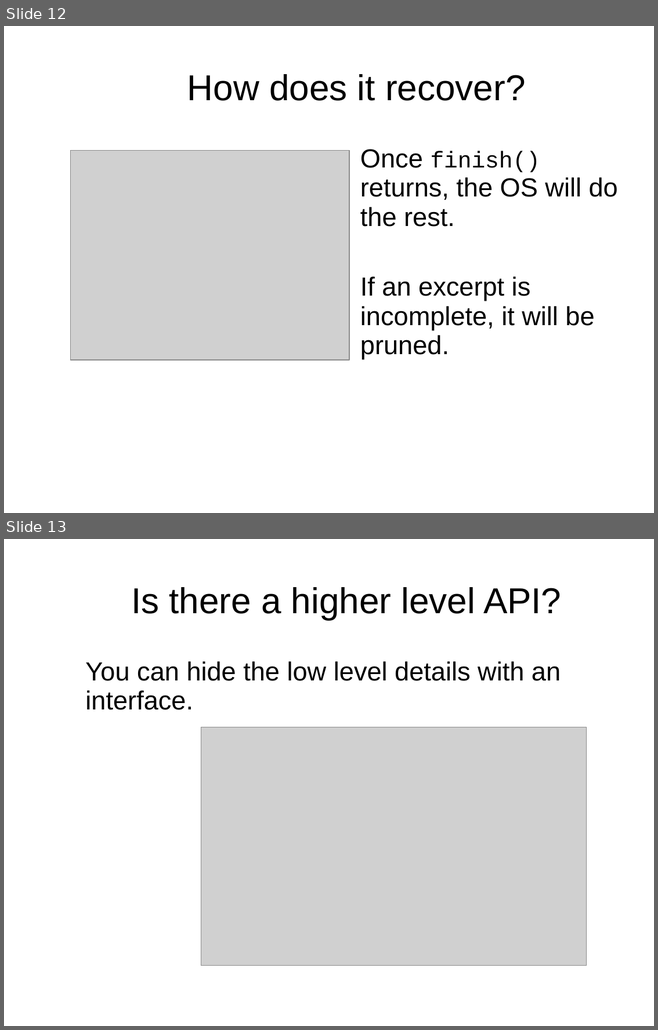
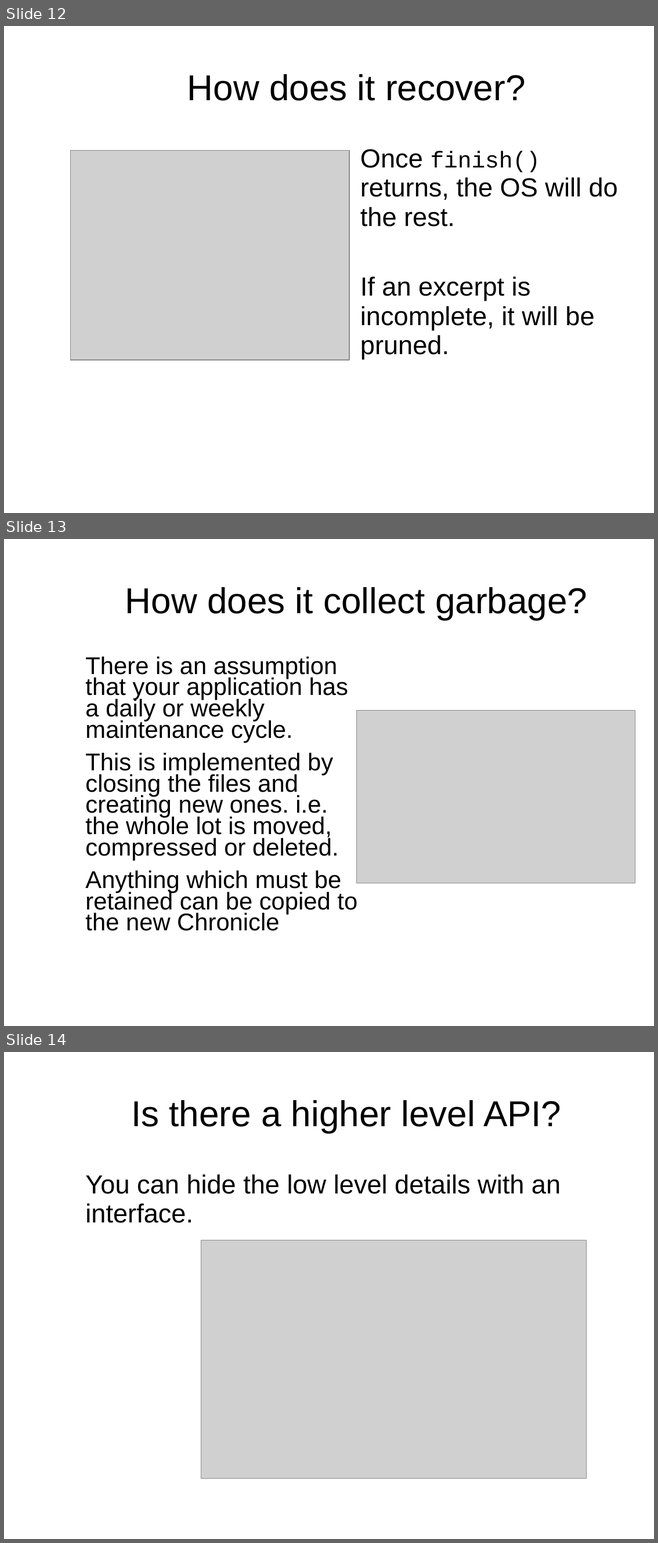
Before and after one commit to Vanilla-Java/Presentations, a slide deck: Introduction to Chronicle.odp. Shown one above the other, each under a label of ours: slides 12 and 13 before the commit, slides 12, 13 and 14 after it. The pictures are 658x1030 and 658x1543 pixels, drawn with LibreOffice and Linux fonts; fonts in the diff are those of the drawing; grey boxes stand for pictures; background and template pictures are left out. Boxes give left, top, right and bottom in pixels: in the first picture for what was removed or moved away, otherwise in the second. Text is boxed around its words. In the diff, an @@ line names an element or a change of style, - is before the commit and + after.

Commit message:
Intro to Chronicle updated

```diff
--- a/Introduction to Chronicle.odp
+++ b/Introduction to Chronicle.odp
@@ slide 13 added at [4,539,654,1026], background picture (left out) @@
@@ title added at [125,587,587,620], 44 pt, text #000000 @@
+How does it collect garbage?
@@ text added at [85,656,357,931], 29.6 pt, text #000000 @@
+There is an assumption that your application has a daily or weekly maintenance cycle.
+This is implemented by closing the files and creating new ones. i.e. the whole lot is moved, compressed or deleted.
+Anything which must be retained can be copied to the new Chronicle
@@ picture added at [357,711,635,884] @@
@@ what was slide 13 is now slide 14 @@
```
Also in this commit, not shown: 1 slide changed, 1 other file.
